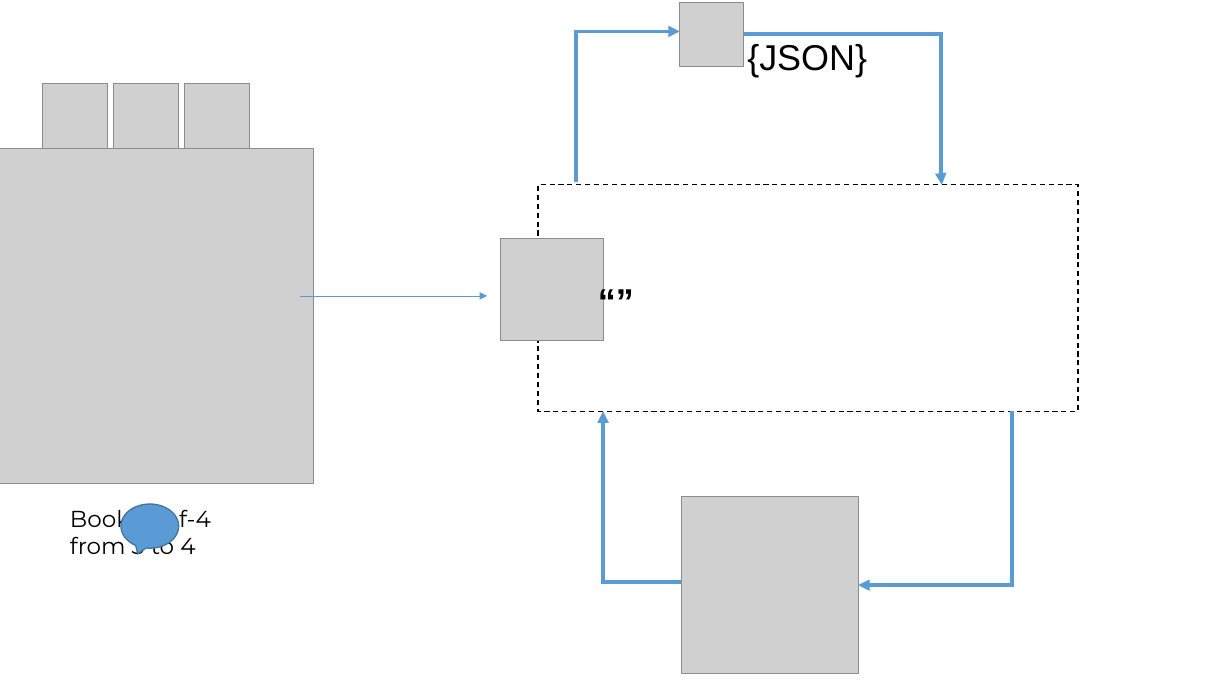
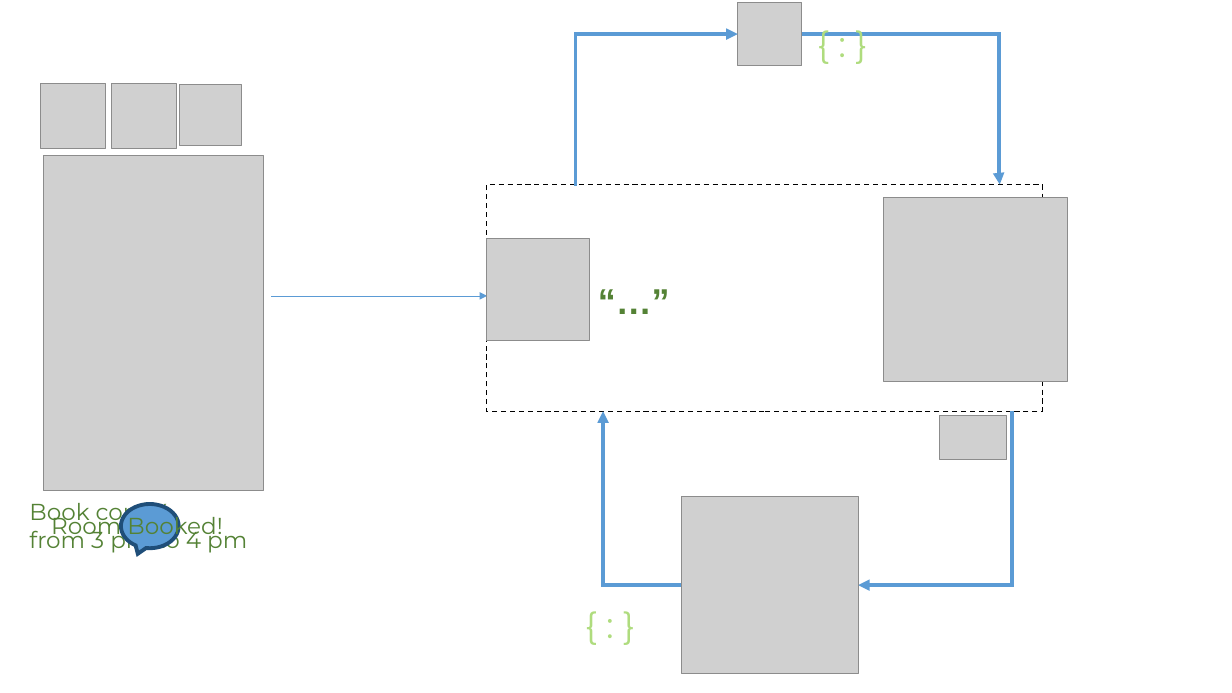
Before and after one commit to Vedang18/ProBOT, a slide deck: slide 5 of probot.pptx (slide 4 before the commit). Drawn at 1232x693 pixels with LibreOffice and Linux fonts; fonts in the diff are those of the drawing; grey boxes stand for pictures. Boxes give left, top, right and bottom in pixels: in the first picture for what was removed or moved away, otherwise in the second. Text is boxed around its words. In the diff, an @@ line names an element or a change of style, - is before the commit and + after.

Commit message:
Updated slides

```diff
--- a/probot.pptx
+++ b/probot.pptx
@@ picture: place and size @@
-picture at bbox=[680, 3, 744, 67]
+picture at bbox=[738, 2, 801, 66]
@@ elbow arrow moved from (576, 182) - (680, 31) to (576, 185) - (738, 34) @@
@@ text at bbox=[747, 44, 867, 77]: text changed; font Arial to Montserrat; text colour #000000 to #AFDC7E @@
-{JSON}
+{ : }
@@ elbow arrow moved from (744, 34) - (942, 185) to (801, 34) - (1000, 185) @@
@@ picture: place and size @@
-picture at bbox=[185, 83, 250, 148]
+picture at bbox=[180, 85, 241, 146]
@@ picture: place and size @@
-picture at bbox=[0, 149, 313, 483]
+picture at bbox=[43, 156, 264, 491]
@@ rectangle: place and size @@
-rectangle at bbox=[538, 185, 1079, 411]
+rectangle at bbox=[486, 185, 1043, 411]
@@ picture added at bbox=[884, 198, 1067, 382] @@
@@ picture: place and size @@
-picture at bbox=[500, 238, 603, 341]
+picture at bbox=[486, 238, 589, 341]
@@ arrow moved from (299, 296) - (487, 296) to (272, 296) - (487, 296) @@
@@ text at bbox=[589, 274, 680, 326]: text changed; text colour #000000 to #548235 @@
-“”
+“…”
@@ elbow arrow moved from (723, 582) - (604, 411) to (681, 585) - (604, 411) @@
@@ picture added at bbox=[940, 416, 1007, 459] @@
@@ text "Book conf-4": place and size @@
-text "Book conf-4" at bbox=[70, 504, 211, 560]
+text "Book conf-4" at bbox=[29, 498, 247, 554]
@@ text at bbox=[29, 498, 171, 526]: text colour #000000 to #548235 in "Book conf-4" @@
@@ speech bubble at bbox=[121, 505, 179, 549]: outline #43739E 1 pt to #1F4E79 3 pt @@
@@ text at bbox=[29, 526, 247, 554]: text changed; text colour #000000 to #548235 @@
-from 3 to 4
+from 3 pm to 4 pm
@@ text added at bbox=[51, 512, 222, 540], 18 pt, text #548235 @@
+Room Booked!
@@ text added at bbox=[576, 598, 659, 651], 28 pt, text #AFDC7E @@
+{ : }
```
Also in this commit, not shown: 6 other slides changed, 1 slide removed.
